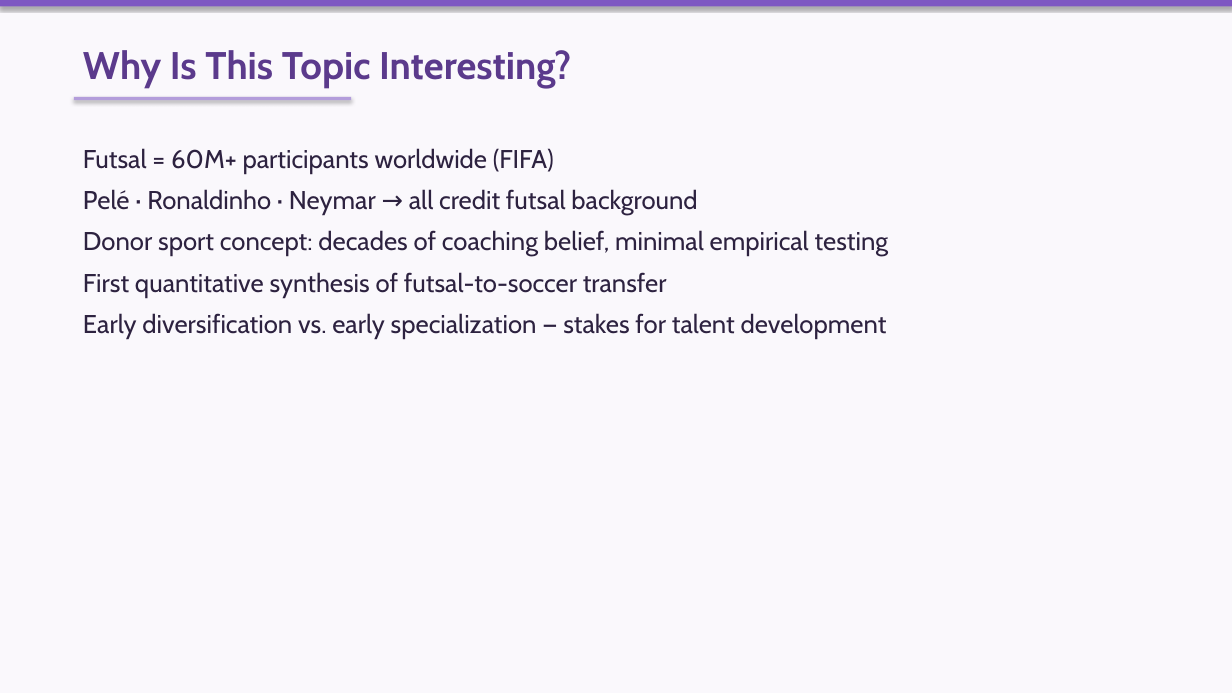
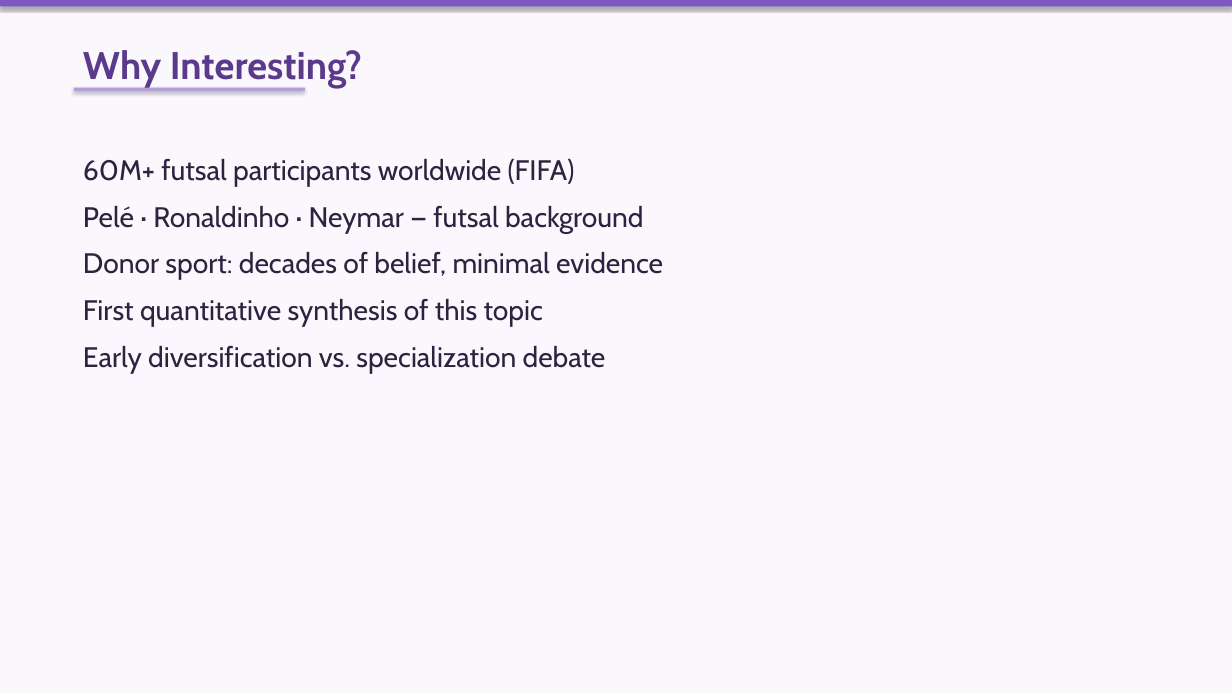
Before and after one commit to 975801846-star/workspace-outputs, a slide deck: slide 2 of lr-slides/Presenting_Article_Pena-Ardila.pptx. Drawn at 1232x693 pixels with LibreOffice and Linux fonts; fonts in the diff are those of the drawing. Boxes give left, top, right and bottom in pixels: in the first picture for what was removed or moved away, otherwise in the second. Text is boxed around its words. In the diff, an @@ line names an element or a change of style, - is before the commit and + after.

```diff
--- a/lr-slides/Presenting_Article_Pena-Ardila.pptx
+++ b/lr-slides/Presenting_Article_Pena-Ardila.pptx
@@ text at [83,50,362,89]: text changed @@
-Why Is This Topic Interesting?
+Why Interesting?
@@ rectangle: place and size @@
-rectangle at [74,97,351,100]
+rectangle at [74,88,305,91]
@@ text at [83,159,663,373]: text changed; size 20 to 22 pt @@
-Futsal = 60M+ participants worldwide (FIFA)
-Pelé · Ronaldinho · Neymar → all credit futsal background
-Donor sport concept: decades of coaching belief, minimal empirical testing
-First quantitative synthesis of futsal-to-soccer transfer
-Early diversification vs. early specialization — stakes for talent development
+60M+ futsal participants worldwide (FIFA)
+Pelé · Ronaldinho · Neymar — futsal background
+Donor sport: decades of belief, minimal evidence
+First quantitative synthesis of this topic
+Early diversification vs. specialization debate
```
Also in this commit, not shown: 6 other slides changed.
